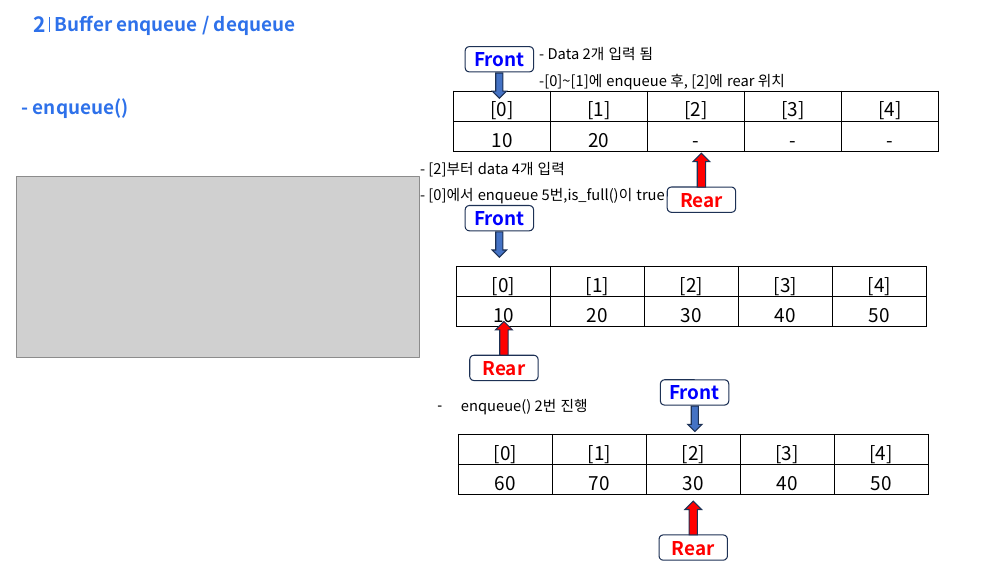
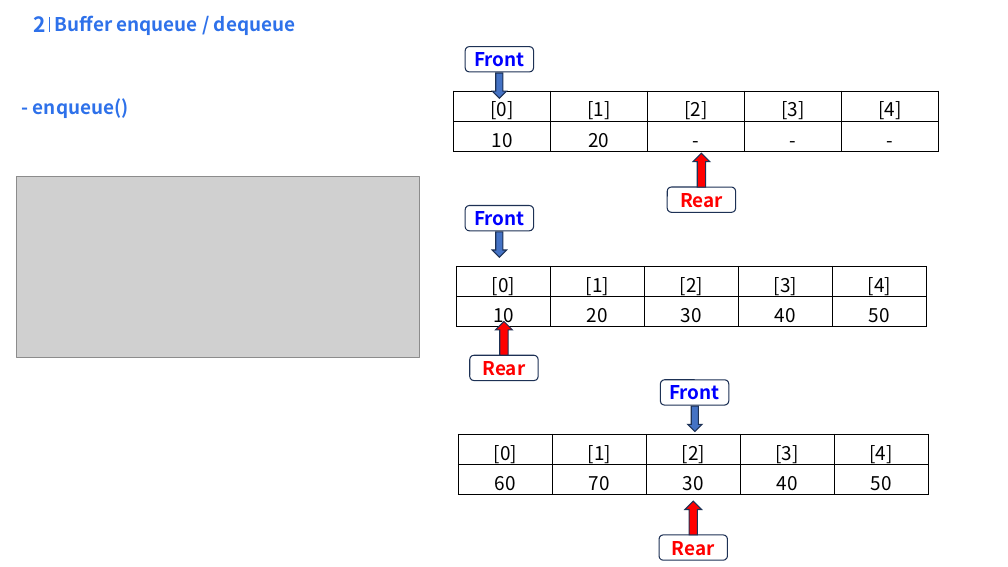
Before and after one commit to qfe051/L412_SelfTest_1_19, a slide deck: slide 3 of 21_c_study/example/ring_buf/ring_buffer_AI_enqueue.pptx. Drawn at 1008x567 pixels with LibreOffice and Linux fonts; fonts in the diff are those of the drawing; grey boxes stand for pictures; background and template pictures are left out. Boxes give left, top, right and bottom in pixels: in the first picture for what was removed or moved away, otherwise in the second. Text is boxed around its words. In the diff, an @@ line names an element or a change of style, - is before the commit and + after.

```diff
--- a/21_c_study/example/ring_buf/ring_buffer_AI_enqueue.pptx
+++ b/21_c_study/example/ring_buf/ring_buffer_AI_enqueue.pptx
@@ text removed at [539, 47, 785, 90] @@
-- Data 2개 입력 됨
--[0]~[1]에 enqueue 후, [2]에 rear 위치
@@ text removed at [428, 162, 664, 204] @@
-- [2]부터 data 4개 입력
-- [0]에서 enqueue 5번,is_full()이 true
@@ text removed at [461, 399, 588, 415] @@
-– enqueue() 2번 진행
```
Also in this commit, not shown: 5 other slides changed, 12 other files.
